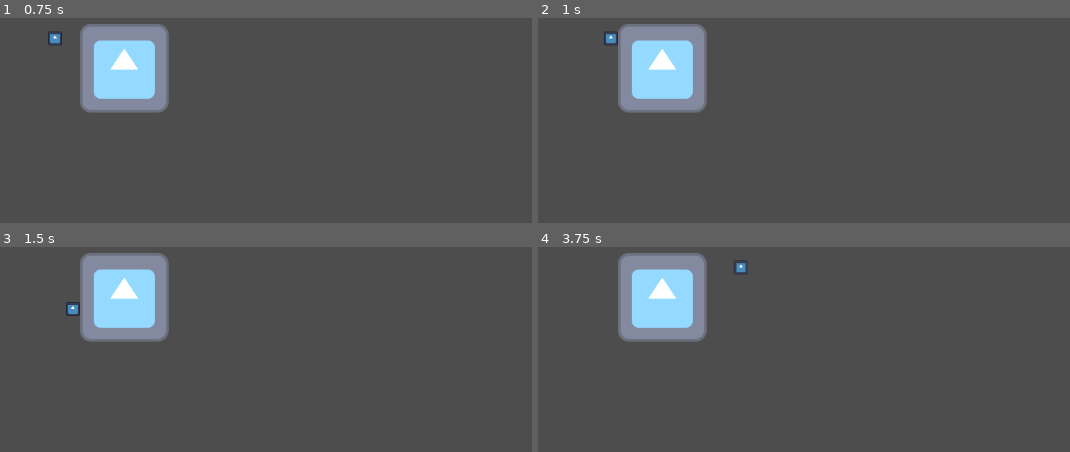
Above: before the commit, frames 1-4 (two rows, left to right).
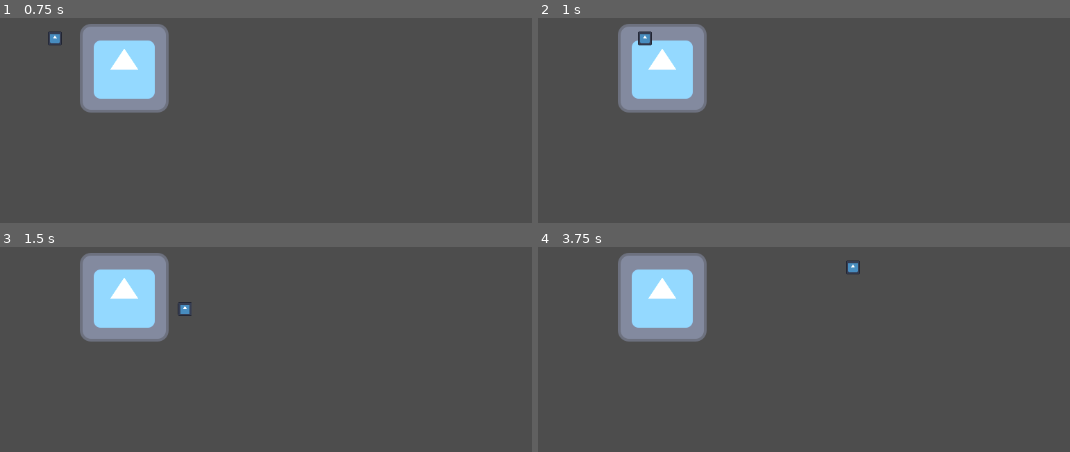
Above: after the commit, the same moments.

Repository: filippo-orru/island-tag-game
Game: Godot game, scene res://world.tscn
The game is run twice, just before and just after one commit, with the same random seed, the same clock (stepped at 60 frames per second) and the same inputs. The engine's default icon, where the game draws it, is replaced by a stand-in: a white triangle on a blue panel in a dark square.
Inputs:
- Up to frame 1 (0.75 s): tap Enter at 0.5 s; hold Right (ui_right) from 0.53 s (still down)
- Up to frame 2 (1 s): keep holding Right (ui_right)
- Up to frame 3 (1.5 s): release Right (ui_right) at 1.28 s; hold Down (ui_down) from 1.28 s (still down)
- Up to frame 4 (3.75 s): release Down (ui_down) at 2.03 s; hold Right (ui_right) 2.03-2.78 s; hold Up (ui_up) 2.78-3.53 s; hold Left (ui_left) from 3.53 s (still down)

Frame 1 is identical in both runs. In frame 2, 0.3% of the frame differs, in the area x 12-22%, y 6-14%; in frame 3, 0.2%; in frame 4, 0.3%.

Commit message:
Water collision

Diff:
--- /dev/null
+++ b/Water.gd
@@ -0,0 +1,16 @@
+extends Area2D
+
+
+# Called when the node enters the scene tree for the first time.
+func _ready():
+	pass # Replace with function body.
+
+
+# Called every frame. 'delta' is the elapsed time since the previous frame.
+func _process(delta):
+	pass
+
+func _on_body_entered(body):
+	if body is CharacterBody2D:
+		print(body)
+	pass # Replace with function body.
--- a/world.tscn
+++ b/world.tscn
@@ -1,6 +1,7 @@
-[gd_scene load_steps=6 format=3 uid="uid://bdlafsg6ckc8h"]
+[gd_scene load_steps=7 format=3 uid="uid://bdlafsg6ckc8h"]
 
 [ext_resource type="Script" path="res://Player.gd" id="1_3la1b"]
+[ext_resource type="Script" path="res://Water.gd" id="1_bmu76"]
 [ext_resource type="Texture2D" uid="uid://fof0rbb3joao" path="res://icon.svg" id="1_jkumn"]
 
 [sub_resource type="CanvasItemMaterial" id="CanvasItemMaterial_3kkhv"]
@@ -14,16 +15,17 @@
 [node name="World" type="Node2D"]
 position = Vector2(110, 93)
 
-[node name="Island" type="StaticBody2D" parent="."]
+[node name="Water" type="Area2D" parent="."]
 collision_layer = 2
-collision_mask = 0
+collision_mask = 3
+script = ExtResource("1_bmu76")
 
-[node name="Island-Sprite" type="Sprite2D" parent="Island"]
+[node name="Water-Sprite" type="Sprite2D" parent="Water"]
 material = SubResource("CanvasItemMaterial_3kkhv")
 position = Vector2(160, 43)
 texture = ExtResource("1_jkumn")
 
-[node name="Island-Collision" type="CollisionShape2D" parent="Island"]
+[node name="Water-Collision" type="CollisionShape2D" parent="Water"]
 position = Vector2(160, 43)
 shape = SubResource("RectangleShape2D_ebxv2")
 
@@ -38,3 +40,5 @@
 
 [node name="Player-Collision" type="CollisionShape2D" parent="Player"]
 shape = SubResource("RectangleShape2D_mbkpu")
+
+[connection signal="body_entered" from="Water" to="Water" method="_on_body_entered"]
